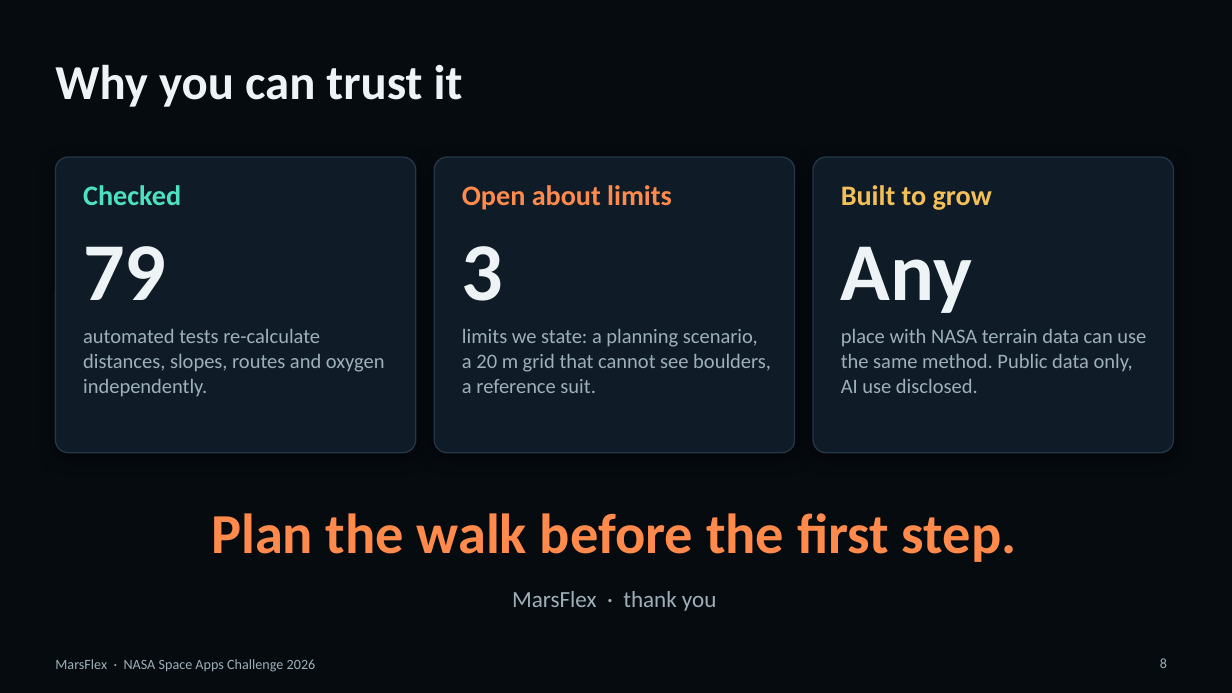
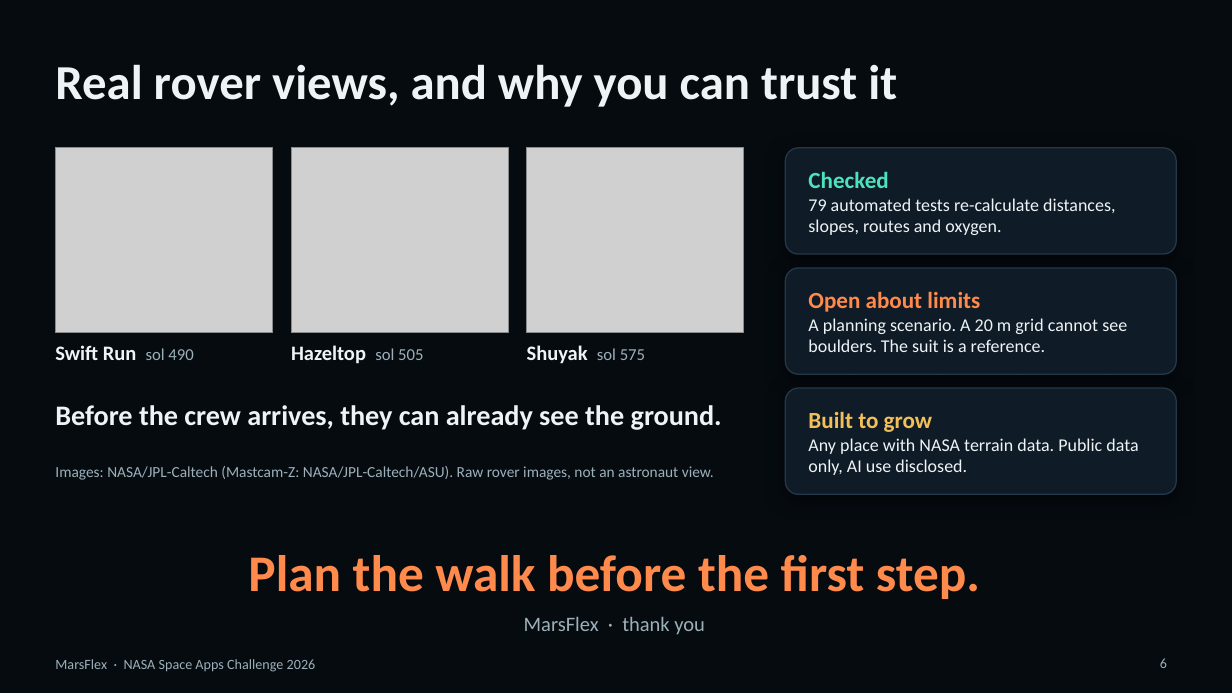
Before and after one commit to Humam-Taibeh/MarsFlex, a slide deck: slide 6 of docs/submission/presentation/MarsFlex_Presentation_4min.pptx (slide 8 before the commit). Drawn at 1232x693 pixels with LibreOffice and Linux fonts; fonts in the diff are those of the drawing; grey boxes stand for pictures. Boxes give left, top, right and bottom in pixels: in the first picture for what was removed or moved away, otherwise in the second. Text is boxed around its words. In the diff, an @@ line names an element or a change of style, - is before the commit and + after.

```diff
--- a/docs/submission/presentation/MarsFlex_Presentation_4min.pptx
+++ b/docs/submission/presentation/MarsFlex_Presentation_4min.pptx
@@ title at [55,64,897,107]: text changed @@
-Why you can trust it
+Real rover views, and why you can trust it
@@ picture added at [55,148,273,333] @@
@@ picture added at [291,148,508,333] @@
@@ picture added at [527,148,744,333] @@
@@ rounded rectangle added at [786,148,1177,254], fill #0F1C27, outline #24384A 1 pt @@
@@ rounded rectangle removed at [55,157,416,453] @@
@@ rounded rectangle removed at [434,157,795,453] @@
@@ text at [808,172,1115,235]: text changed; size 16 to 14 pt; text colour #9DB0BA to #EEF3F5 @@
-automated tests re-calculate distances, slopes, routes and oxygen independently.
+Checked
+79 automated tests re-calculate distances, slopes, routes and oxygen.
@@ text removed at [83,185,181,205] @@
-Checked
@@ text removed at [462,185,672,210] @@
-Open about limits
@@ text removed at [841,185,992,210] @@
-Built to grow
@@ text removed at [83,246,166,300] @@
-79
@@ text removed at [462,246,504,301] @@
-3
@@ rounded rectangle: place and size @@
-rounded rectangle at [813,157,1174,453]
+rounded rectangle at [786,268,1177,374]
@@ rounded rectangle at [786,268,1177,374]: proportions changed @@
@@ text removed at [841,246,972,313] @@
-Any
@@ vertical alignment top to middle in 3 elements at [808,411,1138,475], [808,172,1115,235], [808,291,1127,352] @@
@@ text at [808,291,1127,352]: text changed; size 16 to 14 pt; text colour #9DB0BA to #EEF3F5 @@
-limits we state: a planning scenario, a 20 m grid that cannot see boulders, a reference suit.
+Open about limits
+A planning scenario. A 20 m grid cannot see boulders. The suit is a reference.
@@ text added at [55,345,193,360], 16 pt, text #EEF3F5, bold @@
+Swift Run sol 490
@@ text added at [291,345,423,364], 16 pt, text #EEF3F5, bold @@
+Hazeltop sol 505
@@ text added at [527,345,645,364], 16 pt, text #EEF3F5, bold @@
+Shuyak sol 575
@@ rounded rectangle added at [786,388,1177,494], fill #0F1C27, outline #24384A 1 pt @@
@@ text added at [55,405,722,430], 22 pt, text #EEF3F5, bold @@
+Before the crew arrives, they can already see the ground.
@@ text at [808,411,1138,475]: text changed; size 16 to 14 pt; text colour #9DB0BA to #EEF3F5 @@
-place with NASA terrain data can use the same method. Public data only, AI use disclosed.
+Built to grow
+Any place with NASA terrain data. Public data only, AI use disclosed.
@@ text added at [55,466,714,480], 12 pt, text #9DB0BA @@
+Images: NASA/JPL-Caltech (Mastcam-Z: NASA/JPL-Caltech/ASU). Raw rover images, not an astronaut view.
@@ text "Plan the walk before the ...": place and size @@
-text "Plan the walk before the ..." at [211,513,1017,562]
+text "Plan the walk before the ..." at [248,555,980,599]
@@ text "Plan the walk before the ..." at [248,555,980,599]: size 44 to 40 pt @@
@@ text "MarsFlex · thank you": place and size @@
-text "MarsFlex · thank you" at [512,591,716,611]
+text "MarsFlex · thank you" at [524,616,705,635]
@@ text "MarsFlex · thank you" at [524,616,705,635]: size 18 to 16 pt @@
@@ page number at [1160,658,1167,668]: text changed @@
-8
+6
```
Also in this commit, not shown: 1 other slide changed, 2 slides removed, 1 other file.
